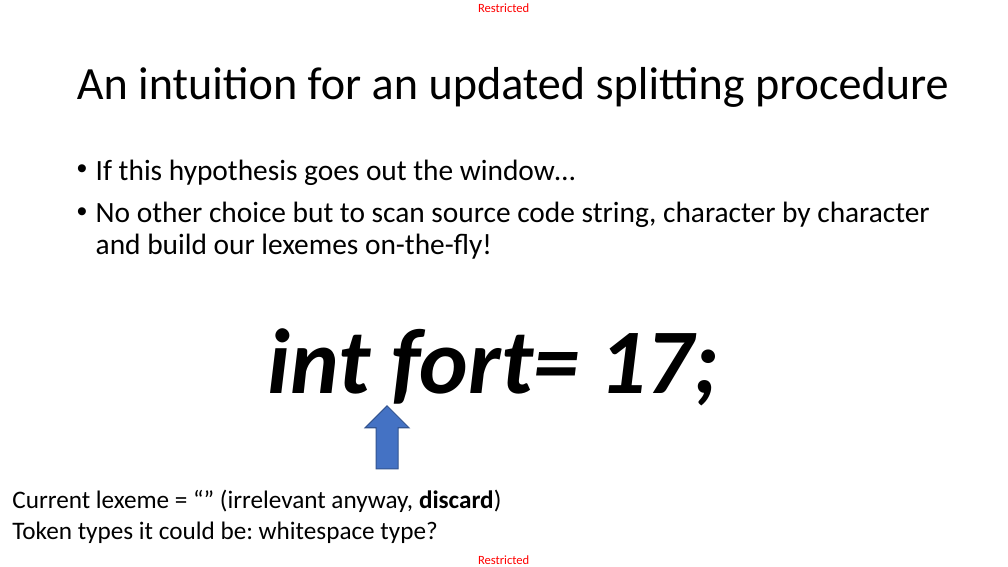
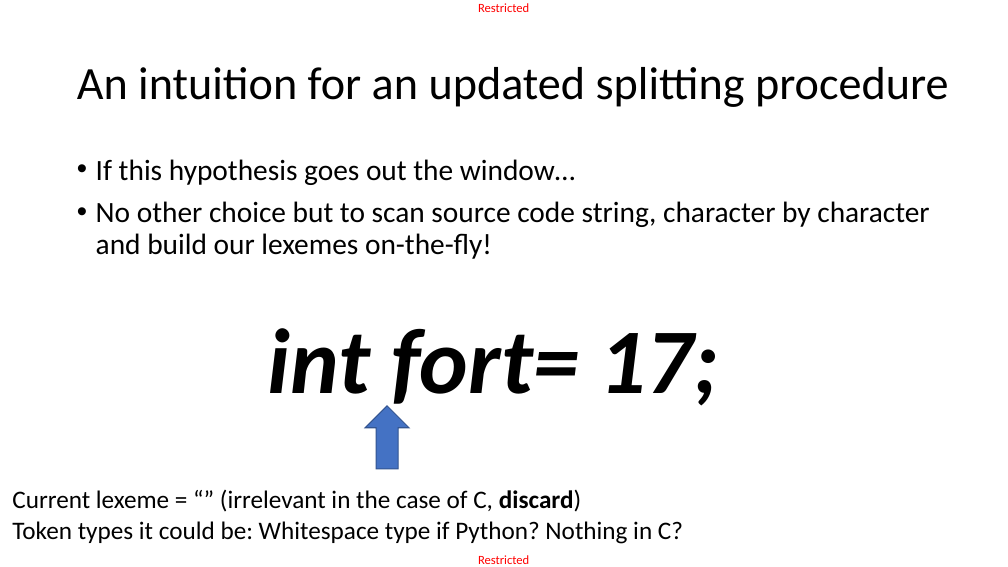
Before and after one commit to matthieudemari/SUTD_PLC_50_051, a slide deck: slide 14 of W10/W10S1/W10S1.pptx. Drawn at 1008x567 pixels with LibreOffice and Linux fonts; fonts in the diff are those of the drawing. Boxes give left, top, right and bottom in pixels: in the first picture for what was removed or moved away, otherwise in the second. Text is boxed around its words. In the diff, an @@ line names an element or a change of style, - is before the commit and + after.

```diff
--- a/W10/W10S1/W10S1.pptx
+++ b/W10/W10S1/W10S1.pptx
@@ text at box(12, 490, 683, 544): text changed @@
-Current lexeme = “” (irrelevant anyway, discard)
-Token types it could be: whitespace type?
+Current lexeme = “” (irrelevant in the case of C, discard)
+Token types it could be: Whitespace type if Python? Nothing in C?
```
Also in this commit, not shown: 8 other slides changed, 25 slides added, 3 slides removed, 55 other files.
